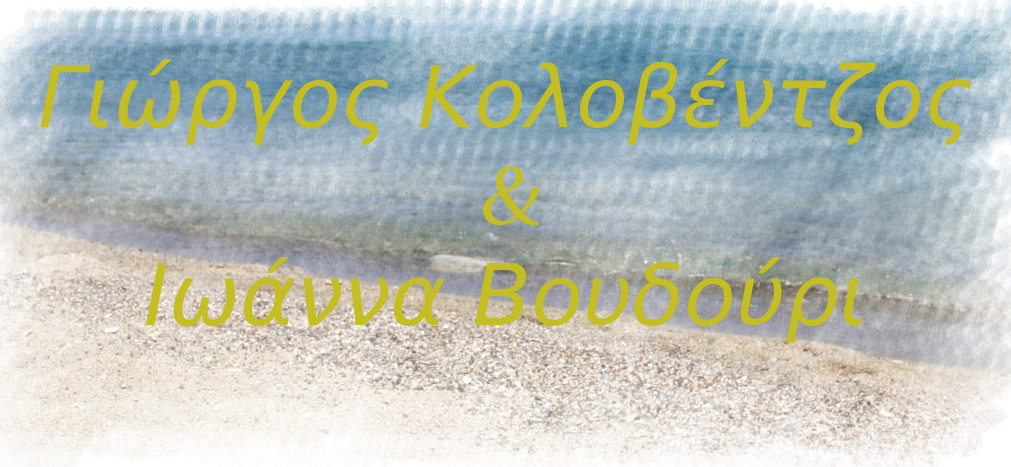
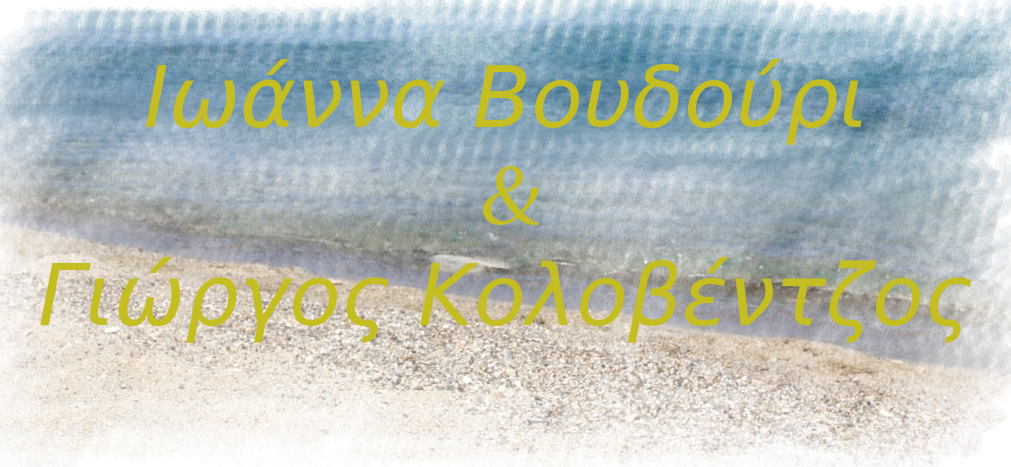
Layers edited between the first and the second 1011 × 467 image:
renamed "Γιώργος Κολοβέντζος ..." to "Ιωάννα Βουδούρι ...", painted on it over [40, 59, 972, 343]
